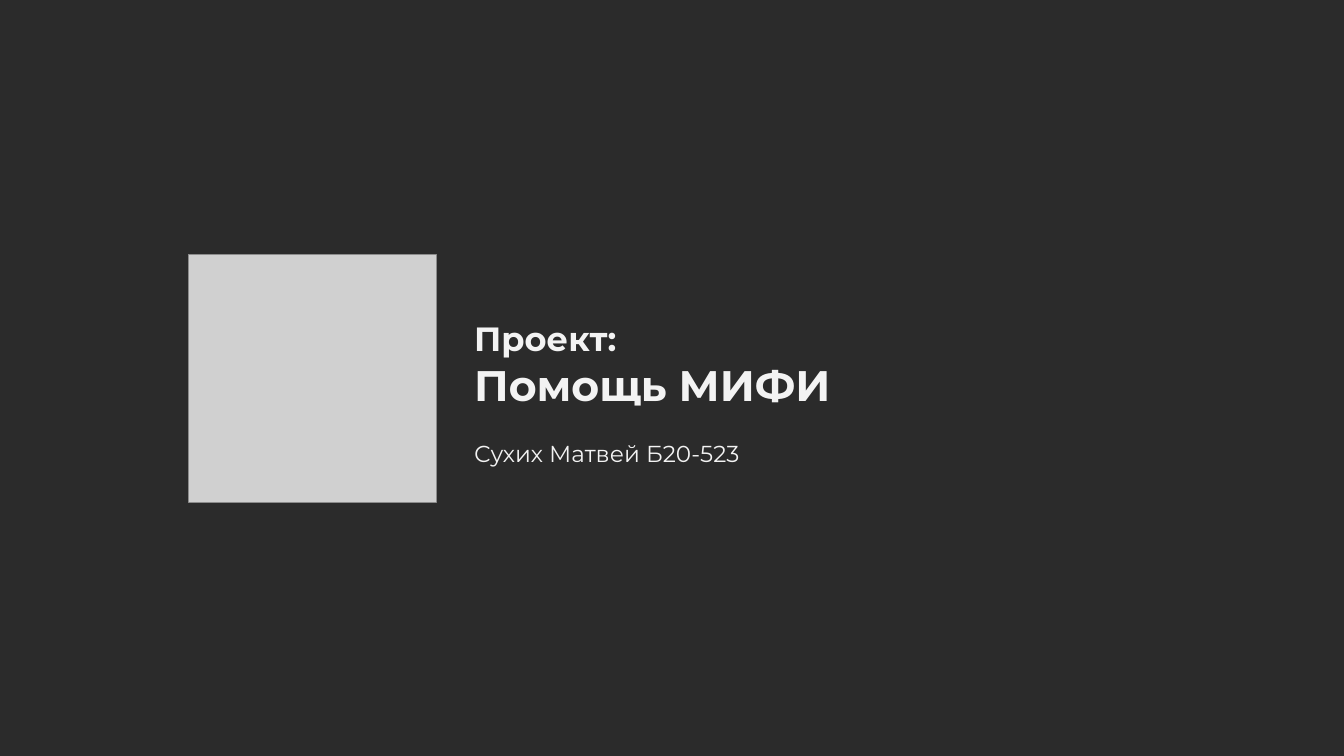
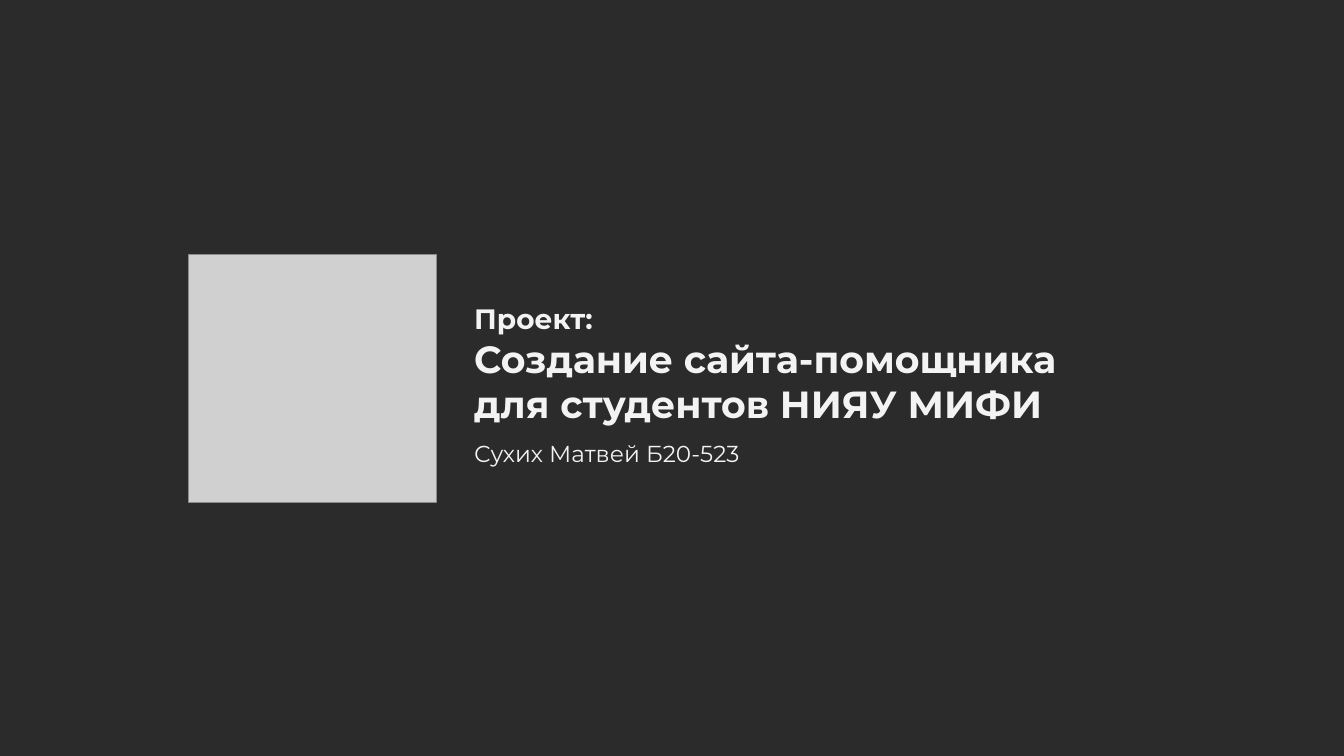
Before and after one commit to Vulkii/Project, a slide deck: slide 1 of Флаер.pptx. Drawn at 1344x756 pixels with LibreOffice and Linux fonts; fonts in the diff are those of the drawing; grey boxes stand for pictures; background and template pictures are left out; a plain dark background stands for a picture behind light text. Boxes give left, top, right and bottom in pixels: in the first picture for what was removed or moved away, otherwise in the second. Text is boxed around its words. In the diff, an @@ line names an element or a change of style, - is before the commit and + after.

```diff
--- a/Флаер.pptx
+++ b/Флаер.pptx
@@ text at [474,309,592,335]: size 48 to 40 pt in "Проект:" @@
@@ text at [474,344,1056,426]: text changed; size 61 to 54 pt @@
-Помощь МИФИ
+Создание сайта-помощника для студентов НИЯУ МИФИ
```
Also in this commit, not shown: 2 other slides changed, 16 other files.
